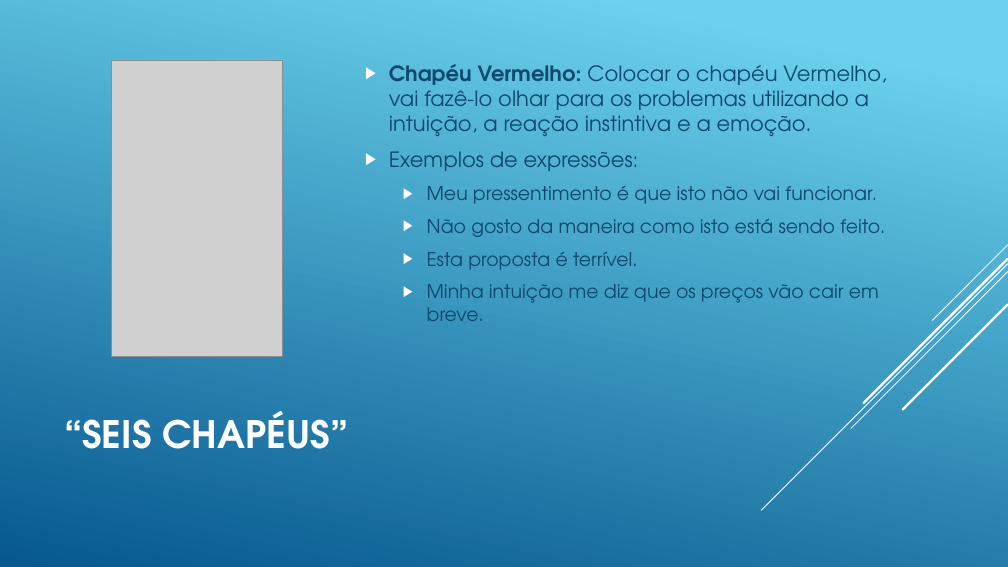
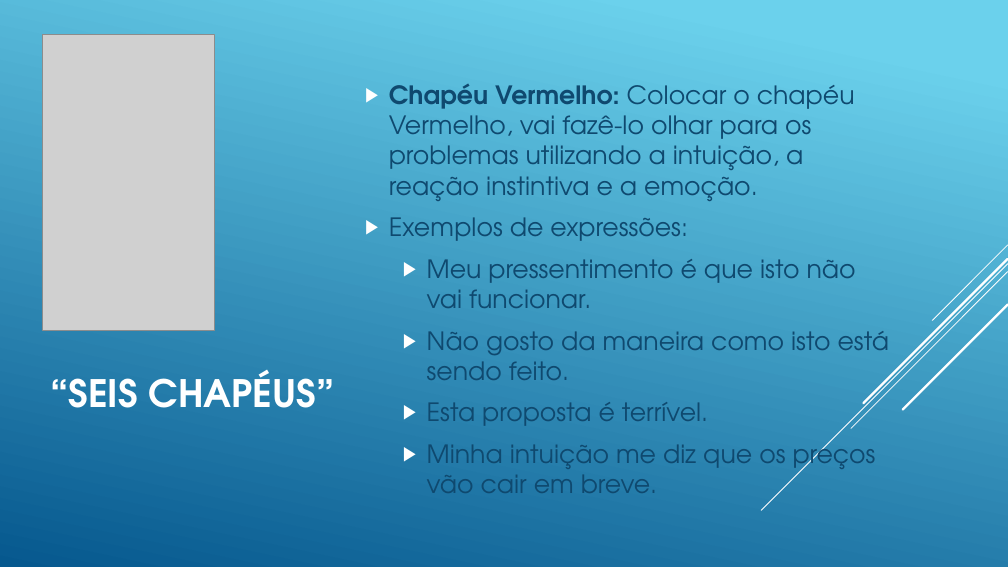
Before and after one commit to dfilitto/AlunosJogosDigitaisSenac, a slide deck: slide 28 of Slides/04 - Tecnicas para a criacao de jogos.pptx. Drawn at 1008x567 pixels with LibreOffice and Linux fonts; fonts in the diff are those of the drawing; grey boxes stand for pictures. Boxes give left, top, right and bottom in pixels: in the first picture for what was removed or moved away, otherwise in the second. Text is boxed around its words. In the diff, an @@ line names an element or a change of style, - is before the commit and + after.

```diff
--- a/Slides/04 - Tecnicas para a criacao de jogos.pptx
+++ b/Slides/04 - Tecnicas para a criacao de jogos.pptx
@@ picture: place and size @@
-picture at (111,60,283,356)
+picture at (43,34,215,330)
@@ text "Chapéu Vermelho: Colocar o chapéu ...": place and size @@
-text "Chapéu Vermelho: Colocar o chapéu ..." at (389,64,887,321)
+text "Chapéu Vermelho: Colocar o chapéu ..." at (389,84,890,493)
@@ text "Chapéu Vermelho: Colocar o chapéu ..." at (389,84,890,493): size 20 to 24 pt in "Chapéu Vermelho: Colocar o chapéu Vermelho, vai ...", "Exemplos de expressões:"; size 18 to 24 pt in "Meu pressentimento é que isto não vai ...", "Não gosto da maneira como isto está ...", "Esta proposta é terrível.", "Minha intuição me diz que os preços ..."; more space between paragraphs @@
@@ title "“SEIS CHAPÉUS”": place and size @@
-title "“SEIS CHAPÉUS”" at (64,411,348,449)
+title "“SEIS CHAPÉUS”" at (50,370,335,408)
```
Also in this commit, not shown: 26 other slides changed.
